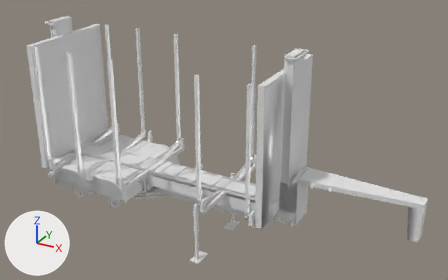
The FBX model log_trailer/meshes/trucks/tuning/medium.fbx: old version first, new version second.
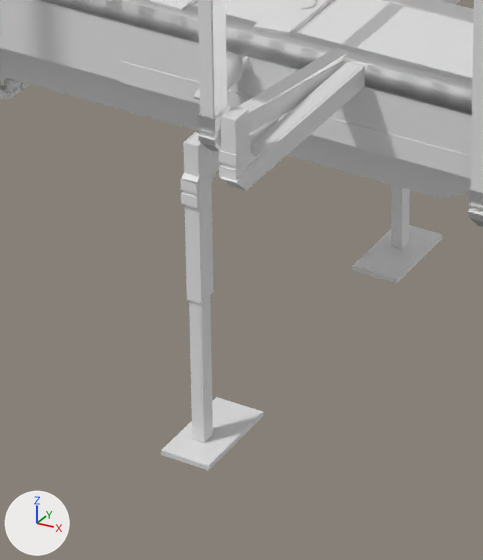
The first picture shows the older version from a 50 mm lens placed at (0.0722, -0.1264, 0.0859), pointed at (0.0006, 0.0038, 0.0208). The close-ups show both versions on the part from 36% to 55% of the width and 64% to 100% of the height of that picture; other places that the commit changed are outside them. The lights are fixed; the arrows at lower left show +X, +Y and +Z. Where no turn or scale is listed for an object, it has been applied to the vertices. Vertices at the same position are counted once.

The first close-up shows 'cdt_Body.006', 'cdt_BoneLeg.004', 'cdt_Lift.005', 'cdt_RootNode.006', 'lift2.001', 'short'.
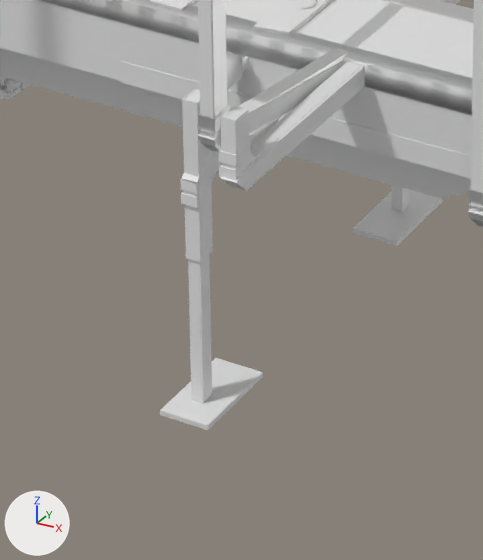
What the commit changed:
me_cube_016_cube_186 has 56 vertices, 34 faces and spans x -0.0011..0.0015, y -0.0117..0.0117, z -0.008..0.0.
me_cube_016_cube_186 is used by ob_cdt_boneleg_004; location (0.0, 0.0, 0.0).
me_cube_016_cube_186 part 5: the whole mesh is moved by (0.0, 0.0, 0.0022).
me_cube_14394 has 20121 vertices, 15720 faces and spans x 0.0805..0.1987, y -0.022..0.008, z -0.0275..0.0287.
me_cube_14394 is used by ob_short; location (-0.1453, 0.00696, 0.01944).
me_cube_14394 part 1: the loose piece of 20 vertices spanning x 0.145..0.1456, y -0.0173..-0.0165, z -0.0275..-0.0195 is moved by (0.0, 0.0, 0.0022).
me_cube_14394 part 2: the loose piece of 16 vertices spanning x 0.145..0.1457, y -0.0174..-0.0163, z -0.0195..-0.0113 is moved by (0.0, 0.0, 0.0022).
me_cube_14394 part 3: the loose piece of 8 vertices spanning x 0.1442..0.1468, y -0.0187..-0.0137, z -0.0275..-0.0273 is moved by (0.0, 0.0, 0.0022).
me_cube_14394 part 4: the loose piece of 8 vertices spanning x 0.1442..0.1468, y -0.0002..0.0047, z -0.0275..-0.0273 is moved by (0.0, 0.0, 0.0022).
me_cube_14396 has 370 vertices, 300 faces and spans x -0.0488..0.0535, y -0.0152..0.0151, z 0.0..0.0482.
me_cube_14396 is used by ob_cdt_body_006; location (0.0, 0.0, 0.0).
me_cube_14396 part 6: the loose piece of 8 vertices spanning x -0.0002..0.0005, y -0.0104..-0.0093, z 0.0..0.0082 is moved by (0.0, 0.0, 0.0022).

Where the change shows, as pixel boxes (x1, y1, x2, y2) in the close-ups (483 x 560 px; the box of a moved part takes in the faces that stretch with it):
'short', reshaped
    before: (0, 0, 472, 470)
    after: (0, 0, 472, 430)
'cdt_Body.006', reshaped
    before: (182, 0, 471, 303)
    after: (182, 0, 471, 262)
'cdt_BoneLeg.004', mesh moved
    before: (161, 185, 442, 470)
    after: (160, 185, 442, 430)
part 1 of me_cube_14394, moved or reshaped
    before: (189, 301, 203, 443)
    after: (188, 259, 202, 403)
part 2 of me_cube_14394, moved or reshaped
    before: (183, 132, 200, 304)
    after: (182, 89, 199, 262)
part 3 of me_cube_14394, moved or reshaped
    before: (161, 413, 263, 470)
    after: (160, 373, 263, 430)
part 4 of me_cube_14394, moved or reshaped
    before: (353, 236, 442, 283)
    after: (352, 198, 443, 246)
part 6 of me_cube_14396, moved or reshaped
    before: (185, 133, 213, 303)
    after: (184, 89, 213, 262)
